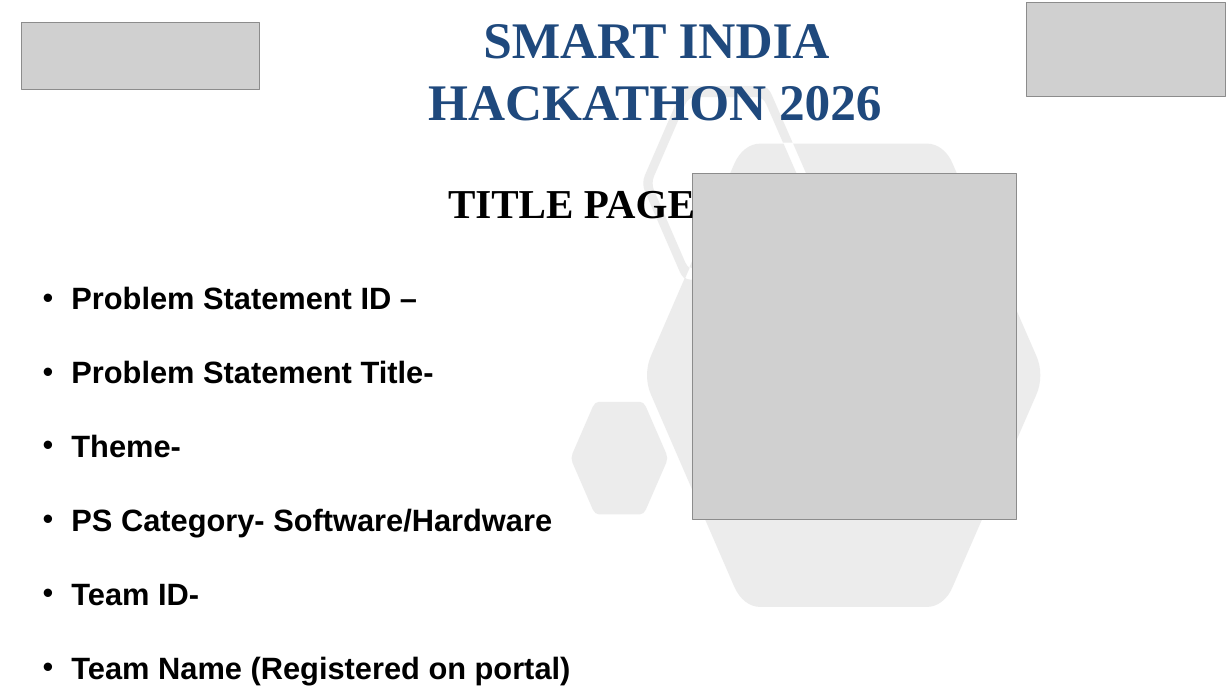
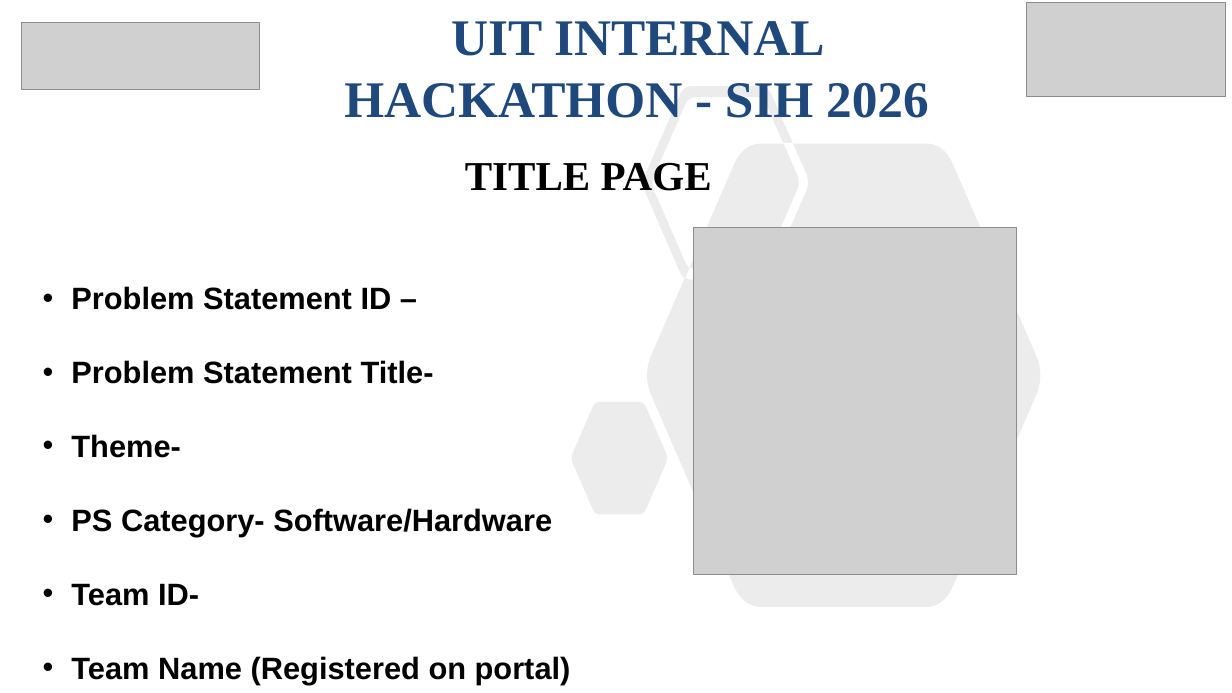
Before and after one commit to gkm563/SIH-UIT, a slide deck: slide 1 of assets/SIH-2026-Idea-Presentation-Template.pptx. Drawn at 1232x693 pixels with LibreOffice and Linux fonts; fonts in the diff are those of the drawing; grey boxes stand for pictures. Boxes give left, top, right and bottom in pixels: in the first picture for what was removed or moved away, otherwise in the second. Text is boxed around its words. In the diff, an @@ line names an element or a change of style, - is before the commit and + after.

```diff
--- a/assets/SIH-2026-Idea-Presentation-Template.pptx
+++ b/assets/SIH-2026-Idea-Presentation-Template.pptx
@@ title at bbox=[344, 21, 929, 118]: text changed @@
-SMART INDIA HACKATHON 2026
+UIT INTERNAL HACKATHON - SIH 2026
@@ subtitle "TITLE PAGE" rewrapped from bbox=[448, 185, 695, 225] to bbox=[465, 162, 712, 191] @@
@@ picture: place and size @@
-picture at bbox=[693, 174, 1017, 520]
+picture at bbox=[693, 228, 1017, 575]
```
Also in this commit, not shown: 5 other files.
